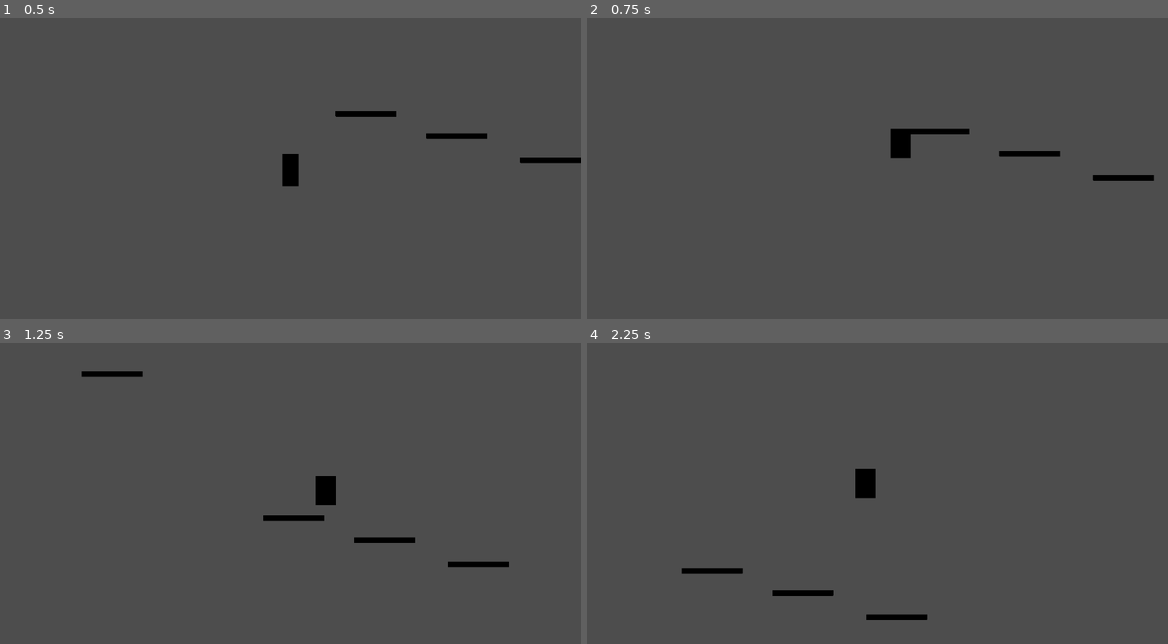
Above: before the commit, frames 1-4 (two rows, left to right).
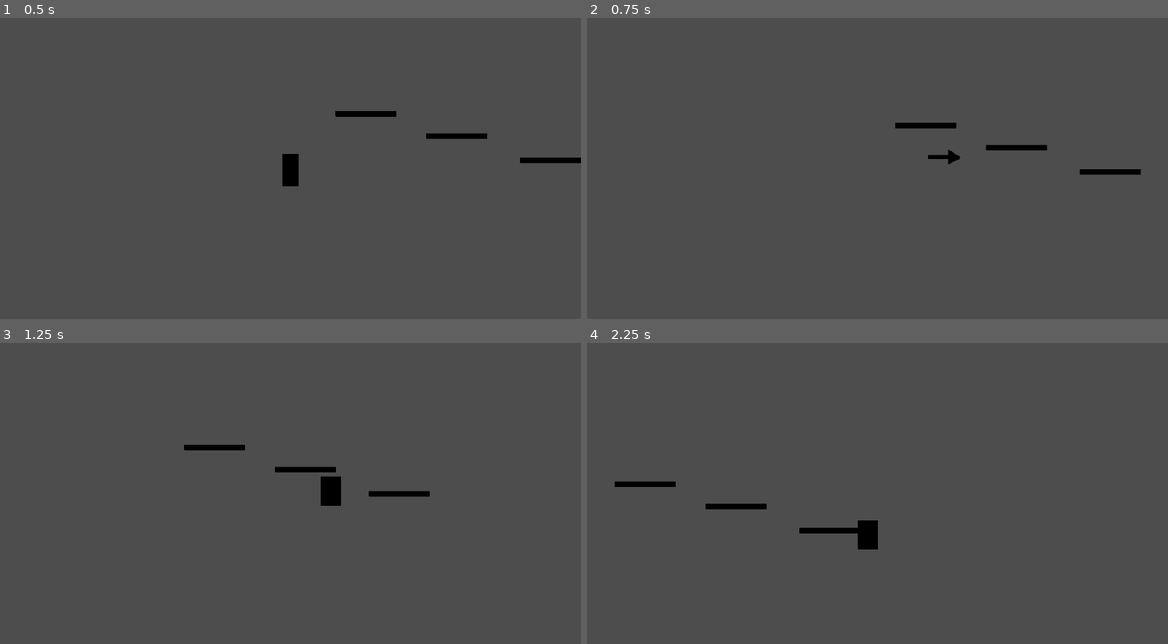
Above: after the commit, the same moments.

Repository: nikk-e/wizard-game
Game: Godot game, scene res://scenes/game.tscn
The game is run twice, just before and just after one commit, with the same random seed, the same clock (stepped at 60 frames per second) and the same inputs.
Inputs (mouse positions are in pixels of both pictures, inside the frame that each line leads up to):
- Up to frame 1 (0.5 s): no input
- Up to frame 2 (0.75 s): tap Enter (ui_accept) at 0.5 s; move the mouse to (1005, 165) at 0.52 s; hold Right (ui_right) from 0.53 s (still down); tap Shift (game_dash, bound only after the commit) at 0.6 s
- Up to frame 3 (1.25 s): keep holding Right (ui_right); tap Enter (ui_accept) at 0.77, 0.8, 1.07 s
- Up to frame 4 (2.25 s): move the mouse to (761, 523) at 1.27 s; tap Enter (ui_accept) at 1.35, 1.52, 1.82 s; tap Shift (game_dash, bound only after the commit) at 1.55, 2.1 s; move the mouse to (935, 433) at 2.02 s; release Right (ui_right) at 2.03 s; hold Left (ui_left) from 2.03 s (still down)

Frame 1 is identical in both runs. In frame 2, 1.7% of the frame differs, in the area x 52-98%, y 34-55%; in frame 3, 1.6%; in frame 4, 1.9%, in the area x 4-59%, y 41-93%.

Commit message:
Add dash ability

Diff:
--- a/project.godot
+++ b/project.godot
@@ -49,6 +49,11 @@
 , Object(InputEventKey,"resource_local_to_scene":false,"resource_name":"","device":-1,"window_id":0,"alt_pressed":false …(183 unchanged characters)…
 ]
 }
+game_dash={
+"deadzone": 0.2,
+"events": [Object(InputEventKey,"resource_local_to_scene":false,"resource_name":"","device":-1,"window_id":0,"alt_pressed":false,"shift_pressed":false,"ctrl_pressed":false,"meta_pressed":false,"pressed":false,"keycode":0,"physical_keycode":4194325,"key_label":0,"unicode":0,"location":0,"echo":false,"script":null)
+]
+}
 
 [rendering]
 
--- a/scenes/player.tscn
+++ b/scenes/player.tscn
@@ -1,7 +1,12 @@
-[gd_scene load_steps=7 format=3 uid="uid://d0fsq7182447d"]
+[gd_scene load_steps=9 format=3 uid="uid://d0fsq7182447d"]
 
 [ext_resource type="Texture2D" uid="uid://cuhtw125arno8" path="res://assets/playersheet.png" id="1_3vyb7"]
 [ext_resource type="Script" uid="uid://rux28tukl456" path="res://scripts/Player/Player.gd" id="1_g2els"]
+[ext_resource type="Texture2D" uid="uid://c3leko4prxk18" path="res://assets/playerdasharrow.png" id="2_qhqgy"]
+
+[sub_resource type="AtlasTexture" id="AtlasTexture_dqkch"]
+atlas = ExtResource("2_qhqgy")
+region = Rect2(0, 0, 32, 32)
 
 [sub_resource type="AtlasTexture" id="AtlasTexture_g2els"]
 atlas = ExtResource("1_3vyb7")
@@ -13,6 +18,14 @@
 
 [sub_resource type="SpriteFrames" id="SpriteFrames_dqkch"]
 animations = [{
+"frames": [{
+"duration": 1.0,
+"texture": SubResource("AtlasTexture_dqkch")
+}],
+"loop": true,
+"name": &"dash",
+"speed": 5.0
+}, {
 "frames": [{
 "duration": 1.0,
 "texture": SubResource("AtlasTexture_g2els")
@@ -34,6 +47,7 @@
 [node name="AnimatedSprite2D" type="AnimatedSprite2D" parent="."]
 position = Vector2(0, -16)
 sprite_frames = SubResource("SpriteFrames_dqkch")
+animation = &"dash"
 autoplay = "default"
 
 [node name="CollisionShape2D" type="CollisionShape2D" parent="."]
--- a/scripts/Player/Ability.gd
+++ b/scripts/Player/Ability.gd
@@ -1,18 +1,24 @@
 extends Node
 class_name Ability
 
+var COOLDOWN_ABILITY = true
 var COOLDOWN: float
 var cooldown_timer: float
 var canUse = true
 
 func _init(cooldown: float = 1.0):
+	if (cooldown < 0):
+		COOLDOWN_ABILITY = false
 	COOLDOWN = cooldown
 	cooldown_timer = cooldown
 
 func ability(player):
 	push_error("ability() not implemented in subclass!")
 
-func use(player):
+func updateAbility(player: Player, delta: float):
+	pass
+
+func use(player: Player):
 	if (canUse):
 		canUse = false
 		cooldown_timer = COOLDOWN
@@ -21,10 +27,16 @@
 func get_cooldown() -> float:
 	return cooldown_timer
 
-func update(delta: float):
-	cooldown_timer -= delta
-	if cooldown_timer <= 0:
-		restore()
+func inProgress() -> bool:
+	return false
+
+func update(player: Player, delta: float):
+	updateAbility(player, delta)
+	if COOLDOWN_ABILITY:
+		cooldown_timer -= delta
+		if cooldown_timer <= 0:
+			restore()
 
 func restore():
+	cooldown_timer = 0.0
 	canUse = true
--- /dev/null
+++ b/scripts/Player/DashAbility.gd
@@ -0,0 +1,31 @@
+extends Ability
+class_name DashAbility
+
+const DASH_SPEED = 600
+const DASH_TIME = 0.2
+const MAX_VERTICAL_SPEED_AFTER_DASH = 200
+var inDash: bool = false
+var dashTimer = 0
+var dashVelocity: Vector2 = Vector2(0, 0)
+
+func _init() -> void:
+	super._init(2.0)
+	inDash = false
+
+func ability(player: Player):
+	dashVelocity = player.pointDirection*DASH_SPEED
+	inDash = true
+	dashTimer = DASH_TIME
+
+func inProgress() -> bool:
+	return inDash
+
+func updateAbility(player, delta):
+	if inDash:
+		dashTimer-=delta
+		player.velocity = dashVelocity
+		player.sprite.rotation = dashVelocity.angle()
+		if dashTimer <= 0:
+			inDash = false
+			if abs(player.velocity.y) > MAX_VERTICAL_SPEED_AFTER_DASH:
+				player.velocity.y = sign(player.velocity.y) * MAX_VERTICAL_SPEED_AFTER_DASH
--- a/scripts/Player/DoubleJumpAbility.gd
+++ b/scripts/Player/DoubleJumpAbility.gd
@@ -2,7 +2,7 @@
 class_name DoubleJumpAbility
 
 func _init() -> void:
-	super._init(0.0)
+	super._init(-1)
 
 func ability(player: Player):
 	player.jump()
--- a/scripts/Player/Player.gd
+++ b/scripts/Player/Player.gd
@@ -1,6 +1,8 @@
 extends CharacterBody2D
 
 class_name Player
+
+@onready var sprite: AnimatedSprite2D = $AnimatedSprite2D
 
 var abilities: Dictionary[String, Ability] = {}
 
@@ -8,16 +10,22 @@
 const JUMP_VELOCITY = -300.0
 const COYOTE_TIME = 0.05
 var coyoteTimer = 0.0
+var pointDirection: Vector2 = Vector2(0, 0)
 
 func _init() -> void:
 	var dja = DoubleJumpAbility.new()
+	var da = DashAbility.new()
 	abilities["double_jump"] = dja
+	abilities["dash"] = da
 
 func jump():
 	velocity.y = JUMP_VELOCITY
 	coyoteTimer = 0.0
 
 func _physics_process(delta: float) -> void:
+	var world_mouse_pos = get_global_mouse_position()
+	pointDirection = (world_mouse_pos - global_position).normalized()
+
 	var jumpable = false
 	# Add the gravity.
 	if not is_on_floor():
@@ -39,12 +47,29 @@
 		elif abilities.has("double_jump"):
 			abilities["double_jump"].use(self)
 
+
 	# Get the input direction and handle the movement/deceleration.
 	# As good practice, you should replace UI actions with custom gameplay actions.
-	var direction := Input.get_axis("ui_left", "ui_right")
-	if direction:
-		velocity.x = direction * SPEED
+	var inputaxis = Input.get_axis("ui_left", "ui_right")
+	if inputaxis:
+		velocity.x = inputaxis * SPEED
 	else:
 		velocity.x = move_toward(velocity.x, 0, SPEED)
 
+	if Input.is_action_just_pressed("game_dash") and abilities.has("dash"):
+		abilities["dash"].use(self)
+
+	for key in abilities:
+		abilities[key].update(self, delta)
+
 	move_and_slide()
+
+func _process(delta: float) -> void:
+	if abilities.has("dash"):
+		var dash: DashAbility = abilities["dash"]
+		if dash.inProgress():
+			sprite.animation = "dash"
+			sprite.rotation = dash.dashVelocity.angle()
+		else:
+			sprite.animation = "default"
+			sprite.rotation = 0
Binary file added: assets/playerdasharrow.png
Not shown, added: assets/playerdasharrow.png.import
Not shown, added: scripts/Player/DashAbility.gd.uid
